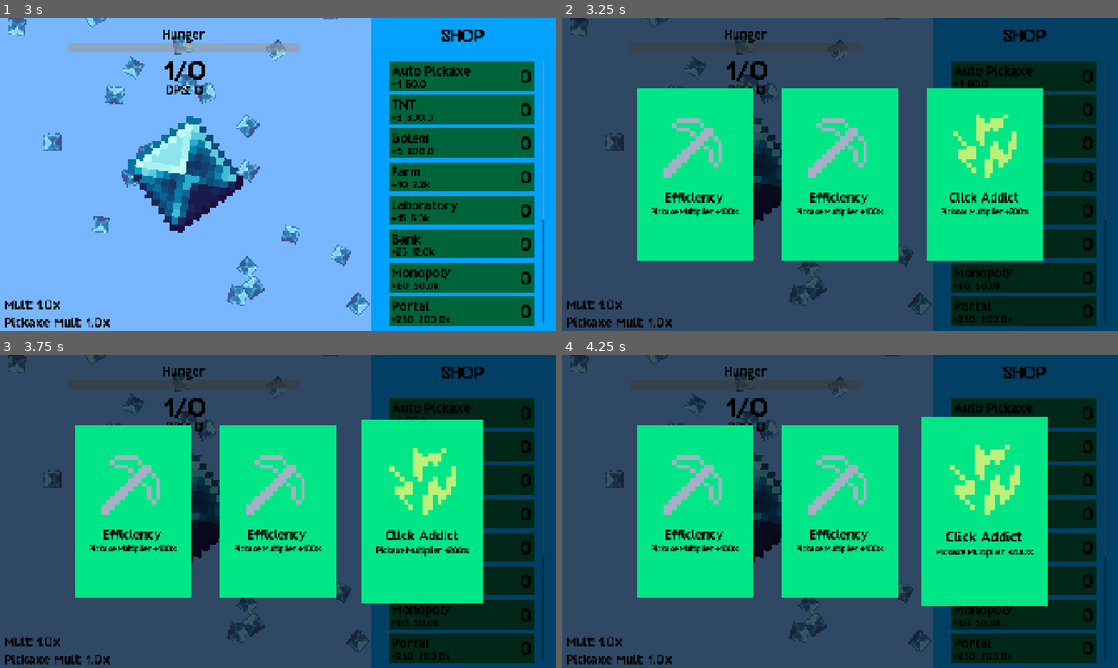
Above: before the commit, frames 1-4 (two rows, left to right).
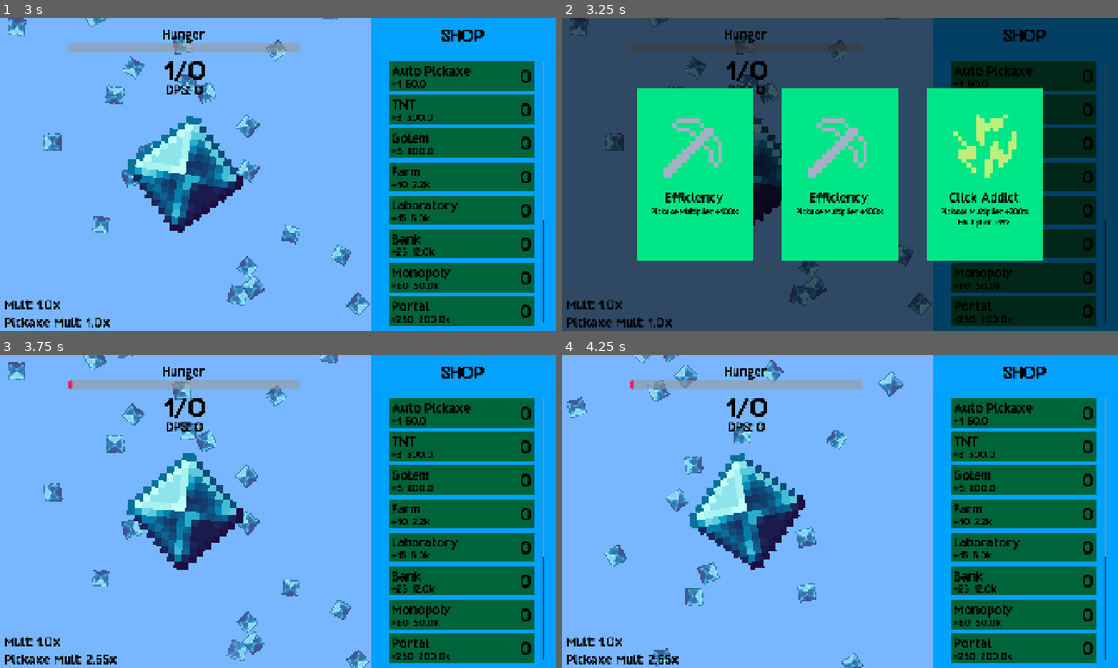
Above: after the commit, the same moments.

Repository: kyteidev/diamond-clicker-ultimate
Game: Godot game, scene res://scenes/game.tscn
Same seed, same stepped clock (60 frames per second), same inputs: the game is played once before the commit and once after it.
Inputs (mouse positions are in pixels of both pictures, inside the frame that each line leads up to):
- Up to frame 1 (3 s): move the mouse to (400, 158) at 0.52 s; click (400, 158) at 0.6 s; move the mouse to (166, 190) at 1.27 s; click (166, 190) at 1.35 s; move the mouse to (333, 105) at 2.02 s; click (333, 105) at 2.1 s; move the mouse to (250, 237) at 2.77 s; click (250, 237) at 2.85 s
- Up to frame 2 (3.25 s): no input
- Up to frame 3 (3.75 s): tap Enter at 3.5 s; move the mouse to (444, 558) at 3.52 s; click (444, 558) at 3.6 s
- Up to frame 4 (4.25 s): no input

Frame 1 is identical in both runs. In frame 2, 0.1% of the frame differs, in the area x 71-81%, y 64-68%; in frame 3, 98%, in the area x 0-100%, y 0-100%; in frame 4, 98%.

Commit message:
make booster cards work

Diff:
--- a/scripts/card.gd
+++ b/scripts/card.gd
@@ -5,6 +5,7 @@
 const BASE_SCALE = 1.0
 const CLICK_SCALE = 0.95
 
+var sm := StateManager
 var um := UpgradesManager
 
 var data: BoosterCardData
@@ -24,6 +25,8 @@
 @onready var title: Label = $VBoxContainer/Title
 @onready var description: Label = $VBoxContainer/Description
 
+@onready var cards_menu: CanvasLayer = $"../.."
+
 
 func _process(_delta: float) -> void:
 	if mouse_hovered:
@@ -33,7 +36,10 @@
 			scale = scale + ((Vector2.ONE * CLICK_SCALE - scale) / 2)
 
 		if Input.is_action_just_pressed("click"):
-			pass
+			_perform_action(data.boost_amount)
+			if data.caveat_type != um.BoostTypes.NONE:
+				_perform_action(data.caveat_amount)
+			cards_menu.hide_cards_menu()
 	else:
 		scale = scale + ((Vector2.ONE * BASE_SCALE - scale) / 2)
 
@@ -49,7 +55,8 @@
 	var amount_text: String = _match_desc_text(data.type, data.boost_amount)
 	var caveat_amount_text: String = _match_desc_text(data.caveat_type, data.caveat_amount)
 	description.text = "%s%s" % [booster_descriptions[data.type], amount_text]
-	if data.caveat_type:
+
+	if data.caveat_type != um.BoostTypes.NONE:
 		description.text += "\n%s%s" % [booster_descriptions[data.caveat_type], caveat_amount_text]
 
 
@@ -66,6 +73,22 @@
 	return amount_text
 
 
+func _perform_action(amount) -> void:
+	match data.type:
+		um.BoostTypes.MULT:
+			sm.mult += (amount - 1.0)
+		um.BoostTypes.PICK_MULT:
+			sm.pick_mult += (amount - 1.0)
+		um.BoostTypes.COST:
+			sm.cost_mult += (amount - 1.0)
+		um.BoostTypes.HUNGER:
+			sm.hunger_mult += (amount - 1.0)
+		um.BoostTypes.DIAMONDS:
+			sm.diamonds += (amount - 1.0)
+		um.BoostTypes.INSURANCE:
+			sm.insurance += 1
+
+
 func _on_mouse_entered() -> void:
 	mouse_hovered = true
 
--- a/scripts/managers/state_manager.gd
+++ b/scripts/managers/state_manager.gd
@@ -10,7 +10,10 @@
 
 var mult := 1.0
 var pick_mult := 1.0
+var cost_mult := 1.0
+var hunger_mult := 1.0
 var dps: int = 0
+var insurance: int = 0
 
 var hunger: float = MAX_HUNGER:
 	set(value):
--- a/scripts/managers/upgrades_manager.gd
+++ b/scripts/managers/upgrades_manager.gd
@@ -1,6 +1,7 @@
 extends Node
 
 enum BoostTypes {
+	NONE,
 	MULT,
 	PICK_MULT,
 	COST,
@@ -27,28 +28,28 @@
 		"icon": Rect2(176.0, 128.0, 16.0, 16.0),
 		"type": BoostTypes.PICK_MULT,
 		"amount": 2.0,
-		"caveat": null,
+		"caveat": BoostTypes.NONE,
 	},
 	{
 		"name": "Fortune",
 		"icon": Rect2(80.0, 160.0, 16.0, 16.0),
 		"type": BoostTypes.MULT,
 		"amount": 1.5,
-		"caveat": null,
+		"caveat": BoostTypes.NONE,
 	},
 	{
 		"name": "Tax Relief",
 		"icon": Rect2(144.0, 160.0, 16.0, 16.0),
 		"type": BoostTypes.COST,
 		"amount": 0.95,
-		"caveat": null,
+		"caveat": BoostTypes.NONE,
 	},
 	{
 		"name": "Time Warp",
 		"icon": Rect2(160.0, 160.0, 16.0, 16.0),
 		"type": BoostTypes.DIAMONDS,
 		"amount": 0.5,
-		"caveat": null,
+		"caveat": BoostTypes.NONE,
 	},
 ]
 
@@ -74,14 +75,14 @@
 		"icon": Rect2(160.0, 320.0, 16.0, 16.0),
 		"type": BoostTypes.DIAMONDS,
 		"amount": 1.0,
-		"caveat": null,
+		"caveat": BoostTypes.NONE,
 	},
 	{
 		"name": "Endurance",
 		"icon": Rect2(112.0, 320.0, 16.0, 16.0),
 		"type": BoostTypes.HUNGER,
 		"amount": 1.20,
-		"caveat": null,
+		"caveat": BoostTypes.NONE,
 	},
 ]
 
@@ -99,7 +100,7 @@
 		"icon": Rect2(0.0, 384.0, 16.0, 16.0),
 		"type": BoostTypes.INSURANCE,
 		"amount": 1.0,
-		"caveat": null,
+		"caveat": BoostTypes.NONE,
 	},
 ]
 
--- a/scripts/menus/cards_menu.gd
+++ b/scripts/menus/cards_menu.gd
@@ -5,6 +5,7 @@
 var um := UpgradesManager
 
 @onready var cards_container: HBoxContainer = $CardsContainer
+@onready var game: CanvasLayer = get_parent()
 
 
 func _ready() -> void:
@@ -30,10 +31,17 @@
 		boost_data.icon = boost.icon
 		boost_data.type = boost.type
 		boost_data.boost_amount = boost.amount
+		boost_data.caveat_type = boost.caveat
 
-		if boost.caveat:
-			boost_data.caveat_type = boost.caveat
+		if boost.caveat != um.BoostTypes.NONE:
 			boost_data.caveat_amount = boost.caveat_amount
 
 		card.setup(boost_data)
 	visible = true
+
+
+func hide_cards_menu() -> void:
+	get_tree().paused = false
+	visible = false
+
+	game.reset()
